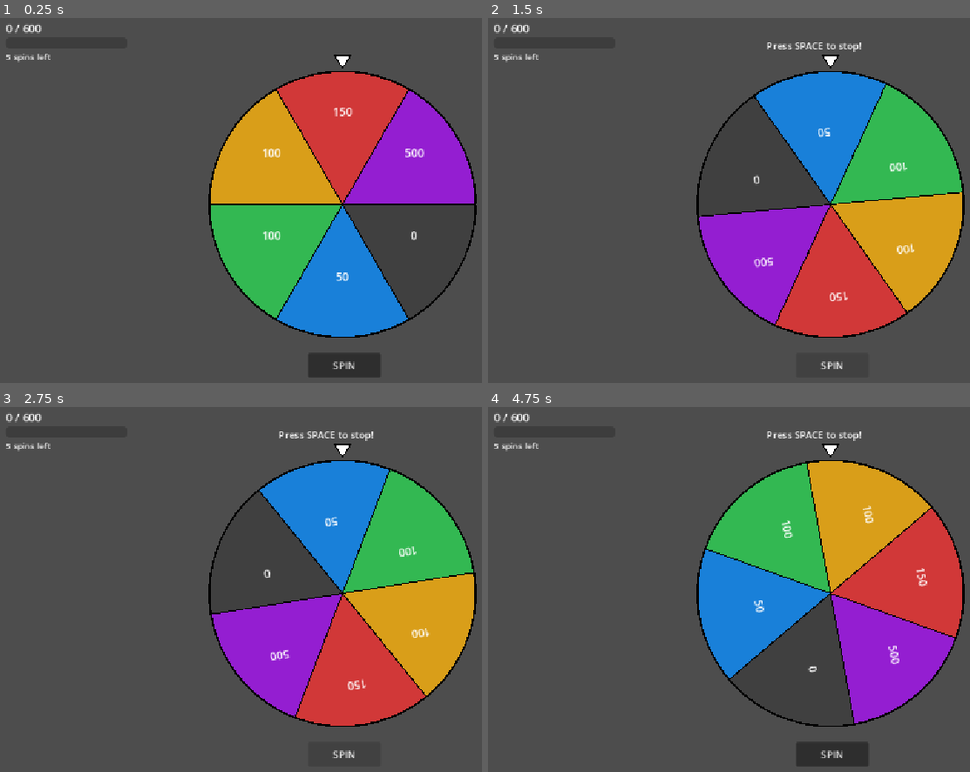
Above: before the commit, frames 1-4 (two rows, left to right).
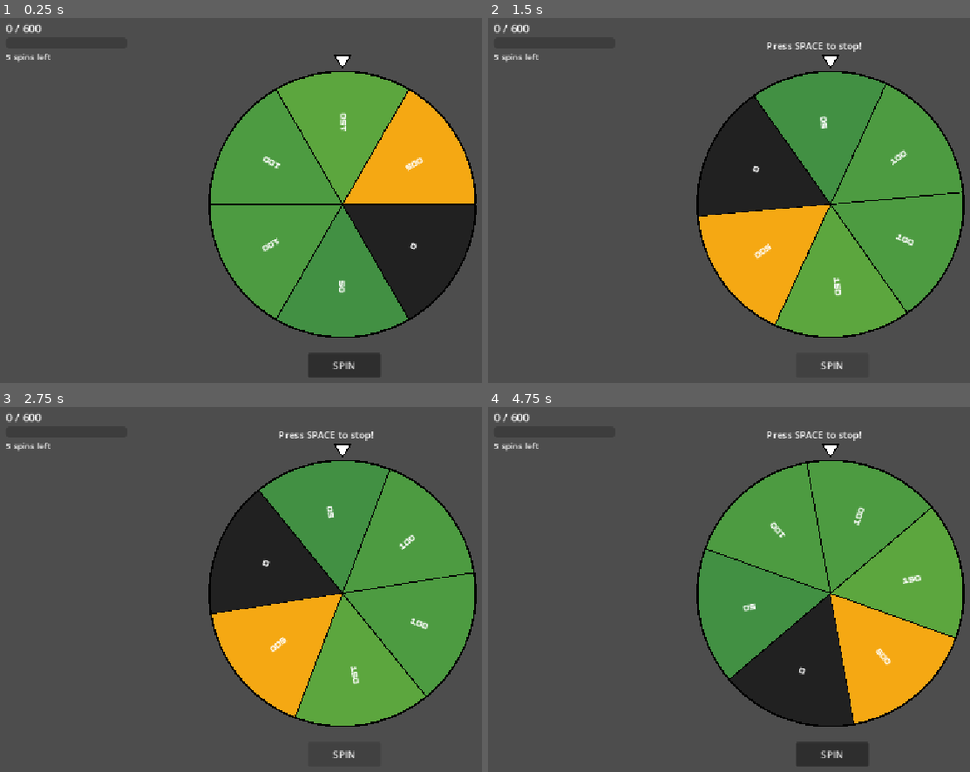
Above: after the commit, the same moments.

Repository: escpad/wheeling-time
Game: Godot game, scene res://scenes/main.tscn
Two runs of this game, one before a commit and one after it. Both use one fixed random seed, a clock stepped at 60 frames per second and the inputs below.
Inputs (mouse positions are in pixels of both pictures, inside the frame that each line leads up to):
- Up to frame 1 (0.25 s): no input
- Up to frame 2 (1.5 s): click "SPIN" at 0.5 s; click "SPIN" at 1.25 s
- Up to frame 3 (2.75 s): click "SPIN" at 2 s
- Up to frame 4 (4.75 s): tap Space at 2.75, 3.5, 4.25 s; move the mouse to (outside the picture) at 2.77 s; hold Enter (ui_accept) 2.78-3.53 s; click (outside the picture) at 2.92 s; move the mouse to (690, 611) at 3.52 s; tap Enter (ui_accept) at 3.6, 3.77, 4.07 s; click (690, 611) at 3.67 s; move the mouse to (902, 505) at 4.27 s; hold Enter (ui_accept) from 4.28 s (still down); click (902, 505) at 4.42 s

The runs differ from the first frame. In frame 1, 31% of the frame differs, in the area x 43-99%, y 14-88%; in frame 2, 31%; in frame 3, 31%; in frame 4, 31%.

Commit message:
added: boon picking system

Diff:
--- a/scenes/main.tscn
+++ b/scenes/main.tscn
@@ -48,6 +48,46 @@
 theme_override_font_sizes/font_size = 14
 text = "5 spins left"
 
+[node name="BoonSelectorLayer" type="CanvasLayer" parent="." unique_id=1000000009]
+layer = 5
+visible = false
+
+[node name="Dim" type="ColorRect" parent="BoonSelectorLayer" unique_id=1000000010]
+anchors_preset = 15
+anchor_right = 1.0
+anchor_bottom = 1.0
+color = Color(0, 0, 0, 0.82)
+
+[node name="Title" type="Label" parent="BoonSelectorLayer" unique_id=1000000011]
+offset_left = 376.0
+offset_top = 180.0
+offset_right = 776.0
+offset_bottom = 220.0
+theme_override_font_sizes/font_size = 28
+text = "PICK A BOON"
+horizontal_alignment = 1
+
+[node name="BoonBtn0" type="Button" parent="BoonSelectorLayer" unique_id=1000000012]
+offset_left = 306.0
+offset_top = 240.0
+offset_right = 466.0
+offset_bottom = 430.0
+text = "..."
+
+[node name="BoonBtn1" type="Button" parent="BoonSelectorLayer" unique_id=1000000013]
+offset_left = 496.0
+offset_top = 240.0
+offset_right = 656.0
+offset_bottom = 430.0
+text = "..."
+
+[node name="BoonBtn2" type="Button" parent="BoonSelectorLayer" unique_id=1000000014]
+offset_left = 686.0
+offset_top = 240.0
+offset_right = 846.0
+offset_bottom = 430.0
+text = "..."
+
 [node name="GameOverLayer" type="CanvasLayer" parent="." unique_id=1000000004]
 layer = 10
 visible = false
--- a/scripts/main.gd
+++ b/scripts/main.gd
@@ -13,27 +13,54 @@
 @onready var _result_lbl:  Label       = $"GameOverLayer/ResultLabel"
 @onready var _score_lbl:   Label       = $"GameOverLayer/ScoreLabel"
 @onready var _restart_btn: Button      = $"GameOverLayer/RestartBtn"
+@onready var _boon_sel:    CanvasLayer = $BoonSelectorLayer
+@onready var _boon_btns:   Array       = [
+	$"BoonSelectorLayer/BoonBtn0",
+	$"BoonSelectorLayer/BoonBtn1",
+	$"BoonSelectorLayer/BoonBtn2",
+]
+
+var _current_boons: Array = []
 
 func _ready() -> void:
 	GameManager.start_game(5, 600)
 	_spin_btn.pressed.connect(_wheel.start_spin)
 	_wheel.spin_stopped.connect(_on_spin_stopped)
 	_restart_btn.pressed.connect(GameManager.reload)
-	GameManager.score_changed.connect(_on_score_changed)
+	GameManager.score_changed.connect(func(_s: int): _update_hud())
 	GameManager.game_over.connect(_on_game_over)
+	for i in 3:
+		var idx := i
+		_boon_btns[i].pressed.connect(func(): _on_boon_chosen(idx))
 	_update_hud()
 
 func _on_spin_stopped(_index: int, value: int) -> void:
 	_spin_helper.visible = false
 	GameManager.add_score(value)
 	GameManager.use_spin()
+	_update_hud()
 	GameManager.check_and_end()
+	if not GameManager.is_over():
+		_show_boon_selector()
 
-func _on_score_changed(_new_score: int) -> void:
-	_update_hud()
+func _show_boon_selector() -> void:
+	_current_boons = _wheel.get_three_boons()
+	for i in 3:
+		var b: Dictionary = _current_boons[i]
+		var pts   := ("+" if b["value"] >= 0 else "") + str(b["value"]) + " pts"
+		var extra := ("%d°" % b["degrees"]) if b["type"] != "flex" else "flex"
+		_boon_btns[i].text = "%s\n%s  %s\n%s" % [b["name"], b["type"].capitalize(), extra, pts]
+	_wheel.locked = true
+	_boon_sel.visible = true
+
+func _on_boon_chosen(index: int) -> void:
+	_wheel.add_boon(_current_boons[index])
+	_boon_sel.visible = false
+	_wheel.locked = false
 
 func _on_game_over(won: bool) -> void:
 	_spin_btn.disabled = true
+	_boon_sel.visible = false
 	_result_lbl.text = "YOU WIN!" if won else "YOU LOSE"
 	_score_lbl.text  = "Final score: %d / %d" % [GameManager.score, GameManager.quota]
 	_game_over.visible = true
--- a/scripts/wheel.gd
+++ b/scripts/wheel.gd
@@ -1,90 +1,149 @@
 extends Node2D
 
 @onready var _spin_helper: Label = $"../SpinText"
-const SECTIONS := [
-	{ "value": 0,   "label": "0",    "color": Color(0.25, 0.25, 0.25) },
-	{ "value": 50,  "label": "50",   "color": Color(0.1,  0.5,  0.85) },
-	{ "value": 100, "label": "100",  "color": Color(0.2,  0.72, 0.32) },
-	{ "value": 100, "label": "100",  "color": Color(0.85, 0.62, 0.1)  },
-	{ "value": 150, "label": "150",  "color": Color(0.82, 0.22, 0.22) },
-	{ "value": 500, "label": "500",  "color": Color(0.58, 0.12, 0.82) },
+
+const FONT_SIZE  := 18
+const LABEL_DIST := 0.62  # fraction of radius
+var _font: Font = preload("res://assets/BoldPixels.ttf")
+
+var sections: Array[Dictionary] = [
+	{ "value": 0,   "label": "0",   "type": "base", "degrees": 60.0 },
+	{ "value": 50,  "label": "50",  "type": "base", "degrees": 60.0 },
+	{ "value": 100, "label": "100", "type": "base", "degrees": 60.0 },
+	{ "value": 100, "label": "100", "type": "base", "degrees": 60.0 },
+	{ "value": 150, "label": "150", "type": "base", "degrees": 60.0 },
+	{ "value": 500, "label": "500", "type": "base", "degrees": 60.0 },
 ]
 
-const RADIUS       := 220.0
-const SPIN_SPEED   := 10.0
-const DECEL_RATE   := 10
-const ARC_STEPS    := 32
+const BOON_POOL: Array[Dictionary] = [
+	{ "name": "Wedge",       "type": "fixed", "degrees": 30.0, "value": 200,  "label": "200"  },
+	{ "name": "Sliver",      "type": "fixed", "degrees": 30.0, "value": 250,  "label": "250"  },
+	{ "name": "Windfall",    "type": "flex",  "degrees": 30.0, "value": 75,   "label": "75"   },
+	{ "name": "Overflow",    "type": "flex",  "degrees": 30.0, "value": 100,  "label": "100"  },
+	{ "name": "Dark Deal",   "type": "curse", "degrees": 30.0, "value": -100, "label": "-100" },
+	{ "name": "Devil's Cut", "type": "curse", "degrees": 30.0, "value": -75,  "label": "-75"  },
+]
+
+const RADIUS     := 220.0
+const SPIN_SPEED := 10.0
+const DECEL_RATE := 10
+const ARC_STEPS  := 32
+const MAX_VALUE  := 500.0
 
 enum State { IDLE, SPINNING, DECELERATING }
 
 var state: State = State.IDLE
 var angular_velocity: float = 0.0
+var locked: bool = false
 
 signal spin_stopped(landed_index: int, value: int)
 
 func _ready() -> void:
+	for s in sections:
+		s["color"] = _color_for(s["value"], s["type"])
 	queue_redraw()
 
+# COLOR SYSTEM ---------------------------------------------------------------
+# Positive (base/fixed): muted green (low) → bright gold (high)
+# Flex:                  fixed teal
+# Curse:                 dark purple (mild) → dark crimson (severe)
+# Zero:                  near-black
+
+func _color_for(value: int, type: String) -> Color:
+	if type == "curse":
+		var t: float = clamp(float(abs(value)) / 100.0, 0.0, 1.0)
+		return Color.from_hsv(lerpf(0.78, 0.02, t), 0.8, lerpf(0.38, 0.45, t))
+	if type == "flex":
+		return Color.from_hsv(0.5, 0.75, 0.65)
+	if value == 0:
+		return Color(0.13, 0.13, 0.13)
+	var t: float = clamp(float(value) / MAX_VALUE, 0.0, 1.0)
+	return Color.from_hsv(lerpf(0.36, 0.11, t), lerpf(0.5, 0.92, t), lerpf(0.52, 0.96, t))
+
+# BOONS ---------------------------------------------------------------
+
+func add_boon(boon: Dictionary) -> void:
+	var entry := boon.duplicate()
+	entry["color"] = _color_for(entry["value"], entry["type"])
+	sections.append(entry)
+	recalculate_sections()
+	queue_redraw()
+
+func recalculate_sections() -> void:
+	var fixed_total     := 0.0
+	var resizable_count := 0
+	for s in sections:
+		if s["type"] in ["fixed", "curse"]:
+			fixed_total += s["degrees"]
+		else:
+			resizable_count += 1
+	var each := (360.0 - fixed_total) / resizable_count if resizable_count > 0 else 0.0
+	for s in sections:
+		if s["type"] in ["base", "flex"]:
+			s["degrees"] = each
+
+func get_three_boons() -> Array:
+	var pool := BOON_POOL.duplicate()
+	pool.shuffle()
+	return pool.slice(0, 3)
+
+# SPIN PHYSICS ---------------------------------------------------------------
+
 func _unhandled_input(event: InputEvent) -> void:
+	if locked:
+		return
 	if event.is_action_pressed("ui_accept") and state == State.IDLE:
 		start_spin()
 	elif (event.is_action_pressed("ui_accept") or event is InputEventMouseButton) and event.pressed and state == State.SPINNING:
 		state = State.DECELERATING
 
 func _process(delta: float) -> void:
-	match state:
-		State.SPINNING:
-			rotation += angular_velocity * delta
-			queue_redraw()
-		State.DECELERATING:
-			angular_velocity = max(0.0, angular_velocity - DECEL_RATE * delta)
-			rotation += angular_velocity * delta
-			queue_redraw()
-			if angular_velocity == 0.0:
-				state = State.IDLE
-				_resolve()
+	if state == State.IDLE:
+		return
+	if state == State.DECELERATING:
+		angular_velocity = max(0.0, angular_velocity - DECEL_RATE * delta)
+		if angular_velocity == 0.0:
+			state = State.IDLE
+			_resolve()
+			return
+	rotation += angular_velocity * delta
+	queue_redraw()
 
 func start_spin() -> void:
 	state = State.SPINNING
 	angular_velocity = SPIN_SPEED
 	_spin_helper.visible = true
 
+# HIT DETECTION ---------------------------------------------------------------
+
 func _resolve() -> void:
-	var angle_per_section := TAU / SECTIONS.size()
-	var normalized := fmod(-PI / 2.0 - rotation, TAU)
-	if normalized < 0.0:
-		normalized += TAU
-	var index := int(normalized / angle_per_section) % SECTIONS.size()
-	var section: Dictionary = SECTIONS[index]
-	print("Landed: section %d — %d pts" % [index, section["value"]])
-	emit_signal("spin_stopped", index, section["value"])
+	var pointer_angle := fmod(-PI / 2.0 - rotation, TAU)
+	if pointer_angle < 0.0:
+		pointer_angle += TAU
+	var cumulative := 0.0
+	for i in sections.size():
+		cumulative += deg_to_rad(sections[i]["degrees"])
+		if pointer_angle < cumulative:
+			print("Landed: %s — %d pts" % [sections[i]["label"], sections[i]["value"]])
+			emit_signal("spin_stopped", i, sections[i]["value"])
+			return
+	emit_signal("spin_stopped", 0, sections[0]["value"])
+
+# RENDERING ---------------------------------------------------------------
 
 func _draw() -> void:
-	var count := SECTIONS.size()
-	var angle_per_section := TAU / count
-
-	for i in count:
-		var start := i * angle_per_section
-		var end   := start + angle_per_section
-		_draw_section(start, end, SECTIONS[i]["color"])
-
-	for i in count:
-		var a := i * angle_per_section
-		draw_line(Vector2.ZERO, Vector2(cos(a), sin(a)) * RADIUS, Color.BLACK, 2.0)
-
-	for i in count:
-		var mid_angle := (i + 0.5) * angle_per_section
-		var label_pos := Vector2(cos(mid_angle), sin(mid_angle)) * (RADIUS * 0.62)
-		draw_string(
-			ThemeDB.fallback_font,
-			label_pos - Vector2(20, 10),
-			SECTIONS[i]["label"],
-			HORIZONTAL_ALIGNMENT_CENTER,
-			40,
-			18,
-			Color.WHITE
-		)
-
+	var rad := 0.0
+	for s in sections:
+		var sweep    := deg_to_rad(s["degrees"])
+		var mid      := rad + sweep * 0.5
+		_draw_section(rad, rad + sweep, s["color"])
+		draw_line(Vector2.ZERO, Vector2(cos(rad), sin(rad)) * RADIUS, Color.BLACK, 2.0)
+		var sz := _font.get_string_size(s["label"], HORIZONTAL_ALIGNMENT_LEFT, -1, FONT_SIZE)
+		draw_set_transform(Vector2.ZERO, mid, Vector2.ONE)
+		draw_string(_font, Vector2(RADIUS * LABEL_DIST - sz.x * 0.5, sz.y * 0.35),
+			s["label"], HORIZONTAL_ALIGNMENT_LEFT, -1, FONT_SIZE, Color.WHITE)
+		draw_set_transform(Vector2.ZERO, 0.0, Vector2.ONE)
+		rad += sweep
 	draw_arc(Vector2.ZERO, RADIUS, 0, TAU, 64, Color.BLACK, 3.0)
 
 func _draw_section(start_angle: float, end_angle: float, color: Color) -> void:
Binary file added: assets/BoldPixels.ttf
Not shown, added: assets/BoldPixels.ttf.import
Not shown, added: .DS_Store
